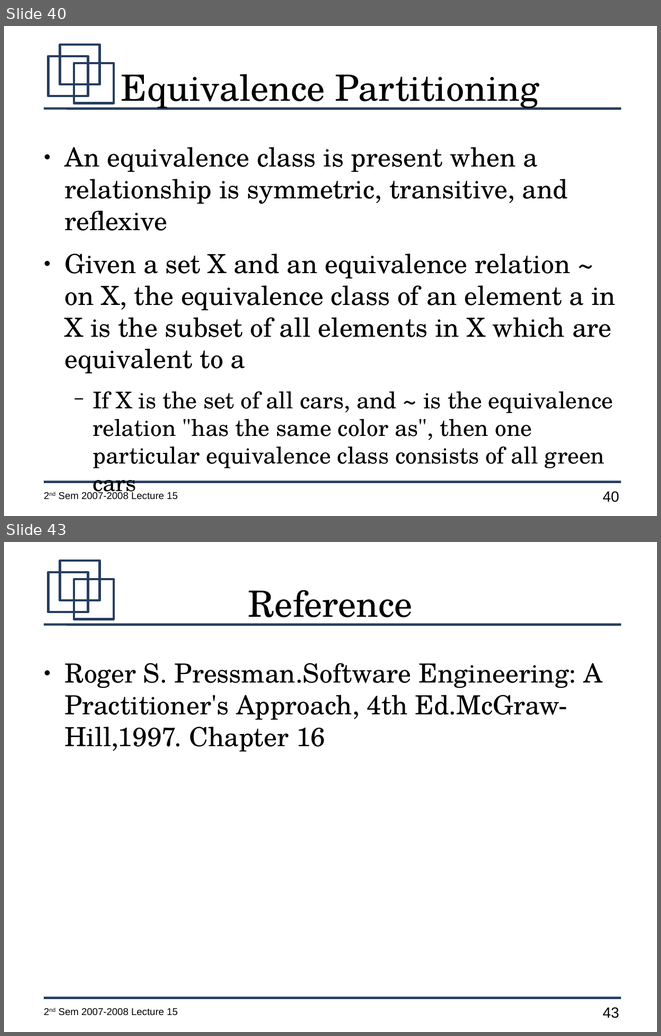
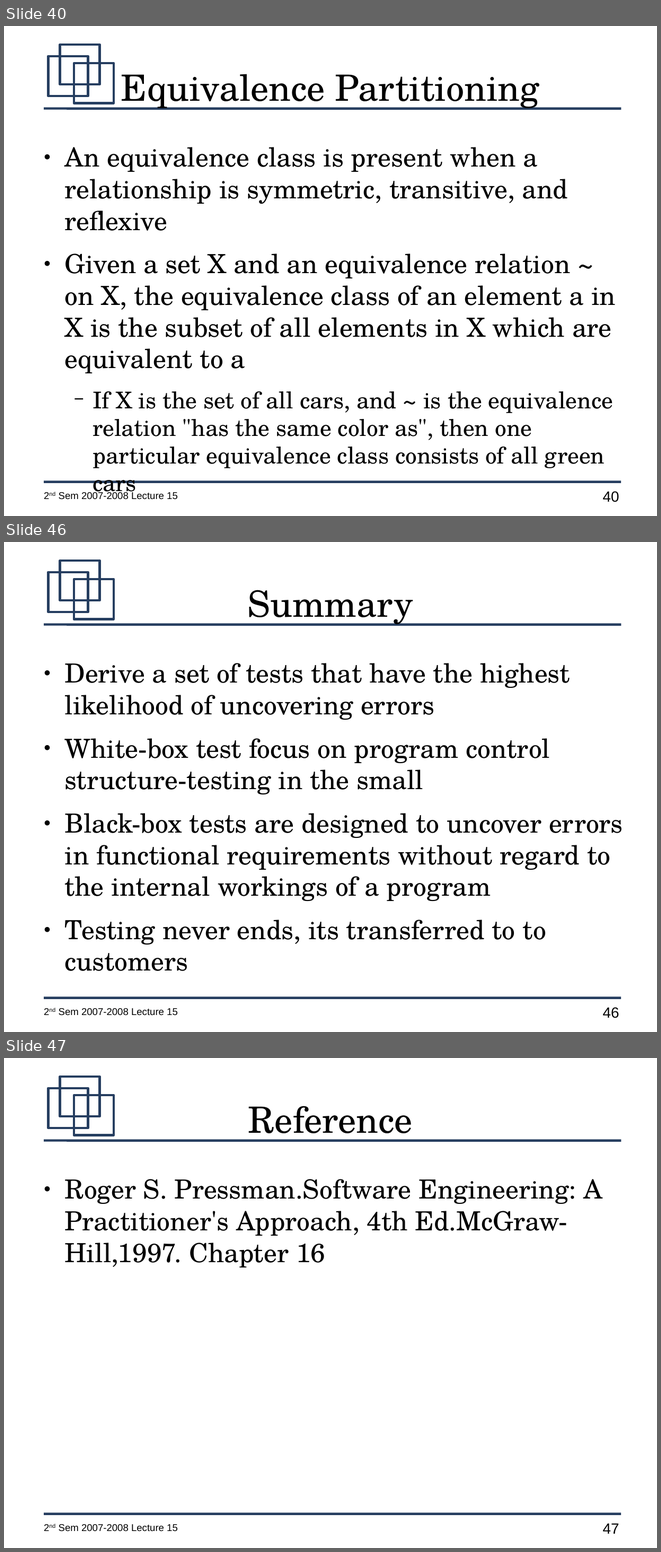
Before and after one commit to jachermocilla/jach-homepage, a slide deck: CMSC128-2nd-Sem-2007-L15.odp. Shown one above the other, each under a label of ours: slides 40 and 43 before the commit, slides 40, 46 and 47 after it; the slides between them are not shown. The pictures are 661x1036 and 661x1552 pixels, drawn with LibreOffice and Linux fonts; fonts in the diff are those of the drawing. Boxes give left, top, right and bottom in pixels: in the first picture for what was removed or moved away, otherwise in the second. Text is boxed around its words. In the diff, an @@ line names an element or a change of style, - is before the commit and + after.

```diff
--- a/CMSC128-2nd-Sem-2007-L15.odp
+++ b/CMSC128-2nd-Sem-2007-L15.odp
@@ slide 46 added at (4, 542, 657, 1032), background #FFFFFF; not listed: 7 template elements that a slide beside it also shows @@
@@ title added at (248, 590, 413, 626), 44 pt, text #000000 @@
+Summary
@@ text added at (64, 663, 623, 971), 32 pt, text #000000 @@
+● Derive a set of tests that have the highest likelihood of uncovering errors
+● White-box test focus on program control structure-testing in the small
+● Black-box tests are designed to uncover errors in functional requirements without regard to the internal workings of a program
+● Testing never ends, its transferred to to customers
@@ what was slide 43 is now slide 47 @@
@@ page number at (603, 1523, 619, 1533): text changed @@
-43
+47
```
Also in this commit, not shown: 2 slides changed, 4 other slides added, 1 slide removed.
